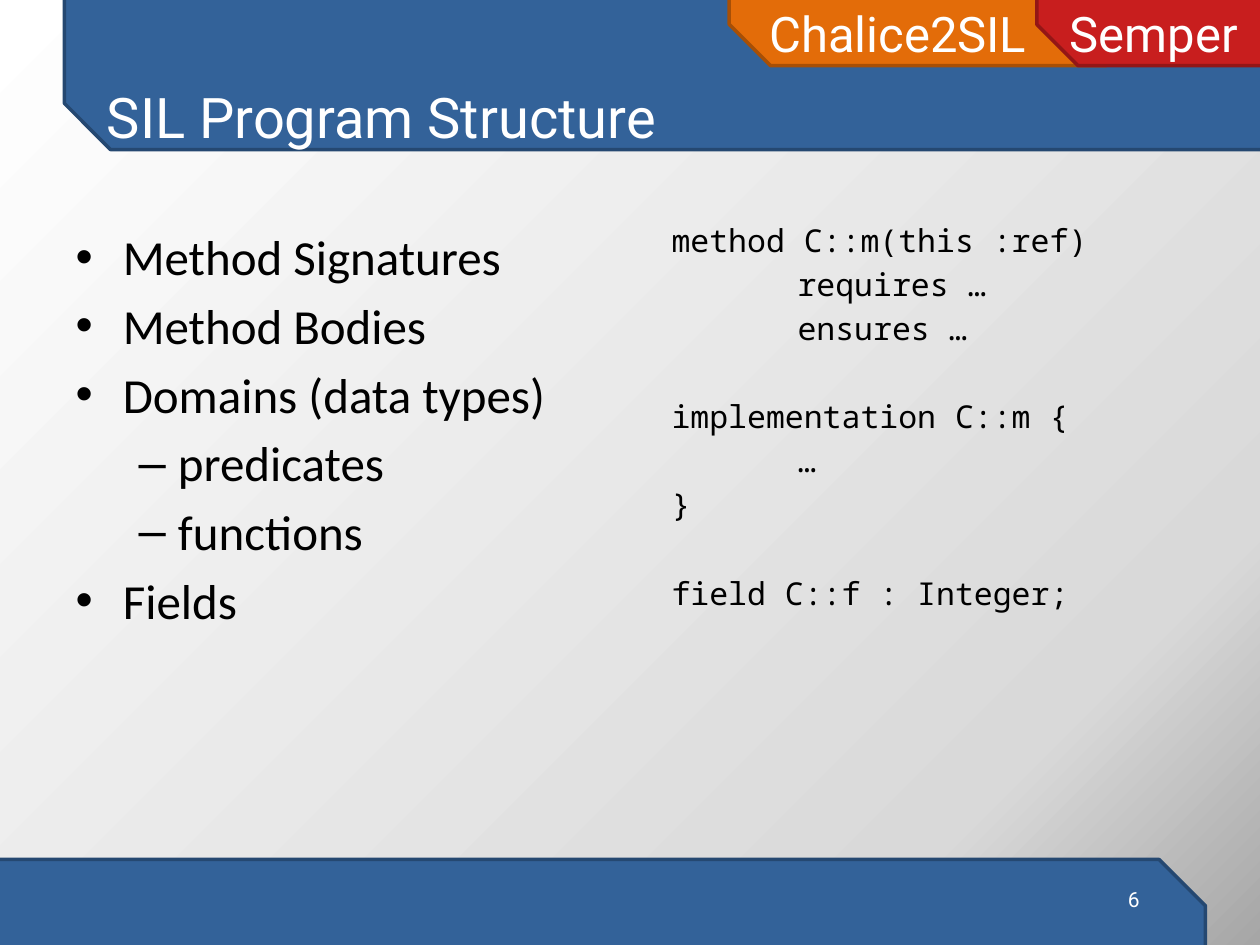
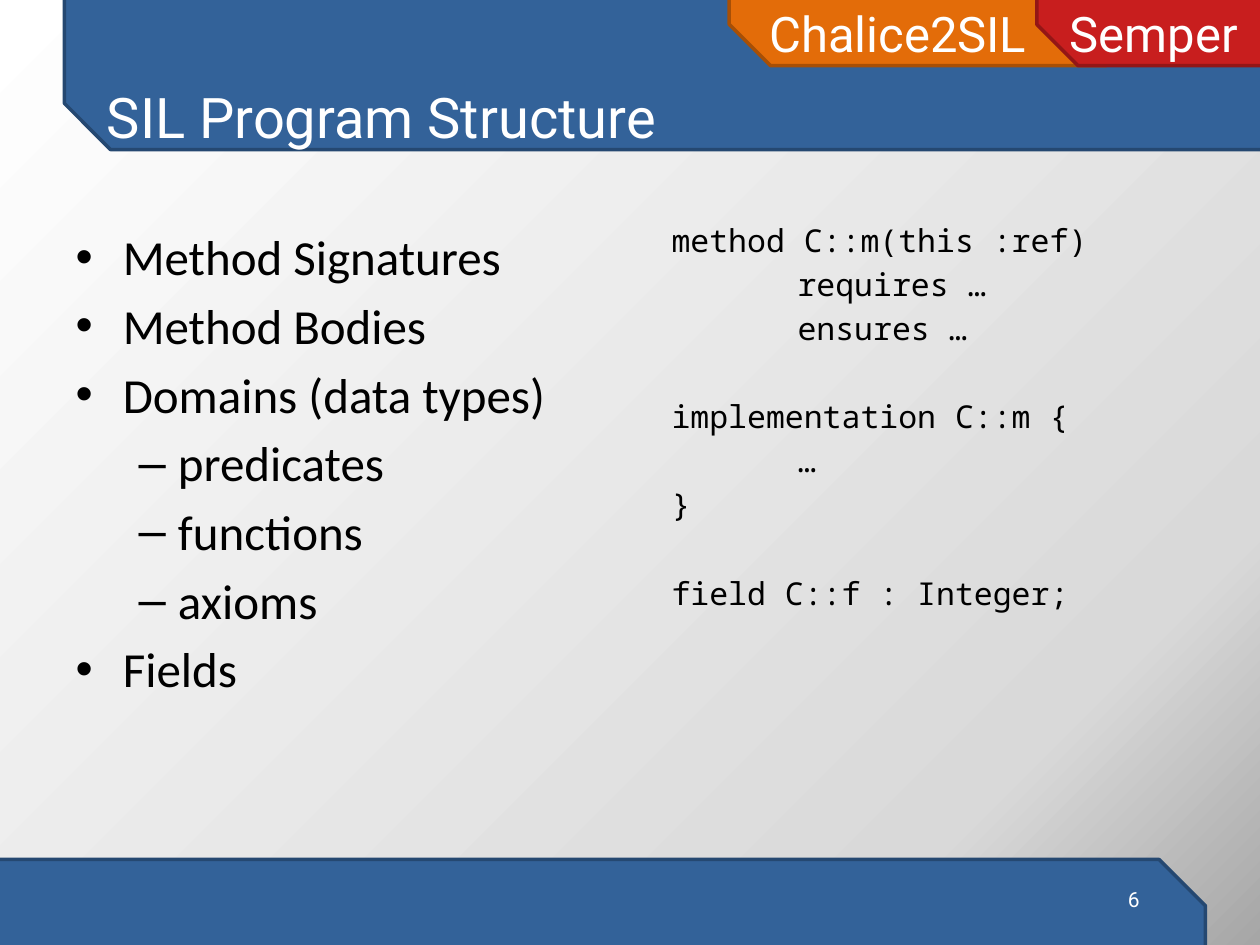
Before and after one commit to viperproject/chalice2silver, a slide deck: slide 6 of chalice2sil/doc/presentation/chalice2sil-presentation.pptx. Drawn at 1260x945 pixels with LibreOffice and Linux fonts; fonts in the diff are those of the drawing. Boxes give left, top, right and bottom in pixels: in the first picture for what was removed or moved away, otherwise in the second. Text is boxed around its words. In the diff, an @@ line names an element or a change of style, - is before the commit and + after.

```diff
--- a/chalice2sil/doc/presentation/chalice2sil-presentation.pptx
+++ b/chalice2sil/doc/presentation/chalice2sil-presentation.pptx
@@ text at (178, 585, 317, 620): paragraph added @@
+  – axioms
```
Also in this commit, not shown: 3 other slides changed, 1 other file.
